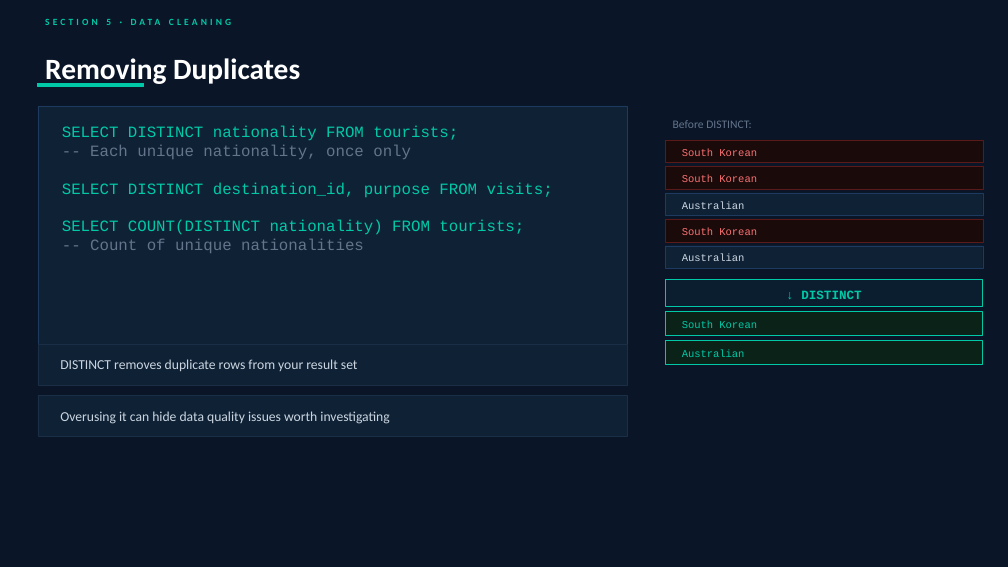
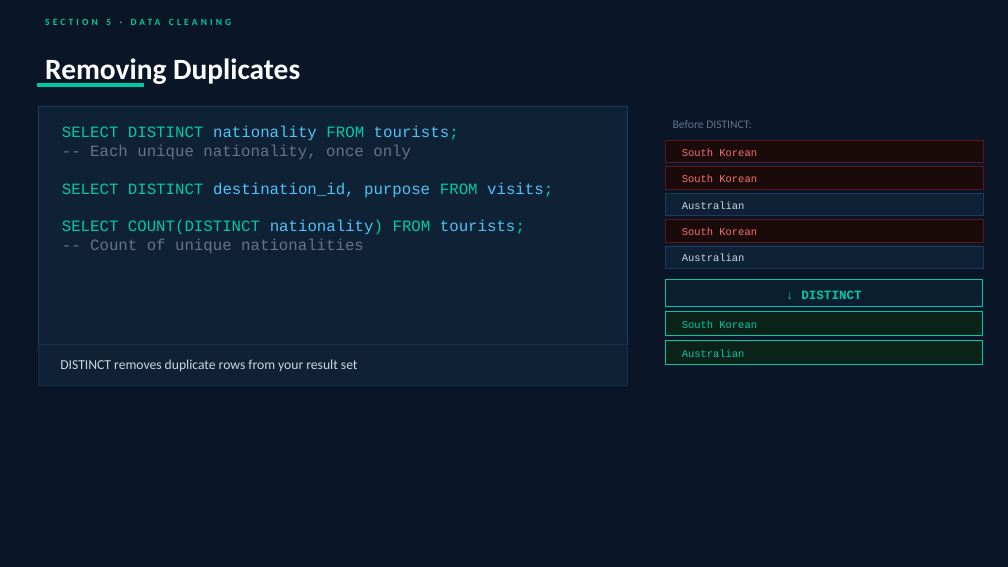
Before and after one commit to rachellvinculado/sql-seminar-nsm2026, a slide deck: slide 26 of SQL_Seminar_Deck_102026.pptx (slide 28 before the commit). Drawn at 1008x567 pixels with LibreOffice and Linux fonts; fonts in the diff are those of the drawing. Boxes give left, top, right and bottom in pixels: in the first picture for what was removed or moved away, otherwise in the second. Text is boxed around its words. In the diff, an @@ line names an element or a change of style, - is before the commit and + after.

```diff
--- a/SQL_Seminar_Deck_102026.pptx
+++ b/SQL_Seminar_Deck_102026.pptx
@@ text at (x1=62, y1=125, x2=553, y2=235): text colour #00C9A7 to #4FC3F7 in "nationality tourists;", "destination_id, purpose visits;", "nationality) tourists;" @@
@@ rectangle removed at (x1=38, y1=395, x2=628, y2=436) @@
@@ text removed at (x1=60, y1=411, x2=389, y2=424) @@
-Overusing it can hide data quality issues worth investigating
```
Also in this commit, not shown: 17 other slides changed, 7 slides removed, 1 other file.
